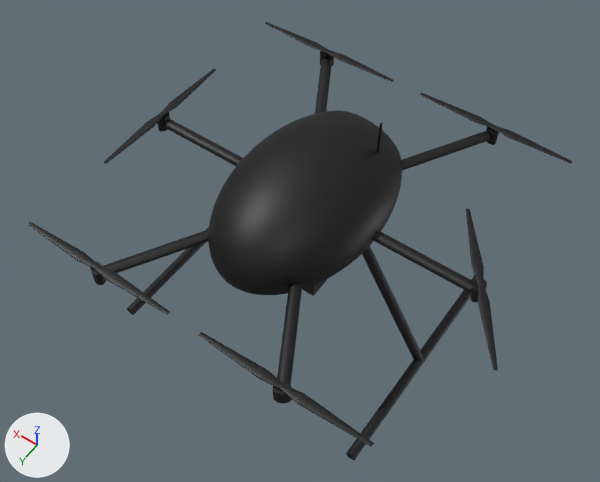
The glTF model drone.gltf, before and after one commit.
Before and after are seen from a 50 mm camera at (-0.569, 0.822, 1.154) aimed at (0.002, 0.024, -0.101). Lighting does not change. The marker at lower left points along +X, +Y and +Z. Where no turn or scale is listed for an object, it has been applied to the vertices.

Script lines for the objects in view, before the commit:
```python
me_ico球 = bpy.data.meshes.new('ICO球')
me_ico球.from_pydata(...)  # 6653 vertices, 13230 faces; spans x -0.36..0.36, y -0.228..0.228, z -0.415..0.19
me_ico球.materials.append(mat_マテリアル)  # black #000000
me_円錐_001 = bpy.data.meshes.new('円錐.001')
me_円錐_001.from_pydata(...)  # 202 vertices, 388 faces; spans x -0.01..0.01, y -0.163..0.163, z -0.003..0.002
me_円錐_001.materials.append(mat_マテリアル_004)  # black #000000
me_円錐_003 = bpy.data.meshes.new('円錐.003')
me_円錐_003.from_pydata(...)  # 202 vertices, 388 faces; spans x -0.098..0.098, y -0.134..0.134, z -0.003..0.003
me_円錐_003.materials.append(mat_マテリアル_002)  # black #000000
me_円錐_004 = bpy.data.meshes.new('円錐.004')
me_円錐_004.from_pydata(...)  # 202 vertices, 388 faces; spans x -0.163..0.163, y -0.01..0.01, z -0.003..0.003
me_円錐_004.materials.append(mat_マテリアル_006)  # black #000000
me_円錐_006 = bpy.data.meshes.new('円錐.006')
me_円錐_006.from_pydata(...)  # 202 vertices, 388 faces; spans x -0.163..0.163, y -0.01..0.01, z -0.003..0.003
me_円錐_006.materials.append(mat_マテリアル_003)  # black #000000
me_円錐_007 = bpy.data.meshes.new('円錐.007')
me_円錐_007.from_pydata(...)  # 202 vertices, 388 faces; spans x -0.163..0.163, y -0.01..0.01, z -0.003..0.003
me_円錐_007.materials.append(mat_マテリアル_001)  # black #000000
ob_ドローン本体 = bpy.data.objects.new('ドローン本体', me_ico球)
ob_ドローン本体.location = (0.0, 0.0, 0.0)
ob_ドローン本体.scale = (1.0, 1.56, 0.765)
ob_羽_右 = bpy.data.objects.new('羽_右', me_円錐_001)
ob_羽_右.location = (0.35, 0.0, 0.02)
ob_羽_右上 = bpy.data.objects.new('羽_右上', me_円錐_006)
ob_羽_右上.location = (0.195, 0.345, 0.02)
ob_羽_右下 = bpy.data.objects.new('羽_右下', me_円錐_004)
ob_羽_右下.location = (0.195, -0.345, 0.02)
ob_羽_左 = bpy.data.objects.new('羽_左', me_円錐_003)
ob_羽_左.location = (-0.35, 0.0, 0.02)
ob_羽_左上 = bpy.data.objects.new('羽_左上', me_円錐_007)
ob_羽_左上.location = (-0.195, 0.345, 0.02)
# also in view: '羽_左下' at (-0.195, -0.345, 0.02)
```
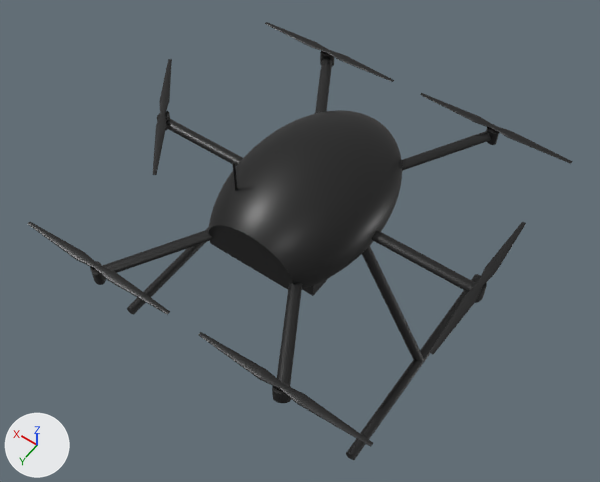
Changed parts and their boxes [x1, y1, x2, y2] in the pictures (600 x 482 px):
'ドローン本体', turned
    before: [90, 51, 499, 460]
    after: [90, 50, 499, 460]
'羽_右下', moved
    before: [264, 22, 394, 82]
    after: [198, 332, 373, 447]
'羽_左上', moved
    before: [199, 332, 374, 447]
    after: [265, 22, 394, 82]
'羽_右', moved
    before: [103, 69, 216, 164]
    after: [429, 222, 526, 354]
'羽_左', moved
    before: [466, 209, 498, 370]
    after: [153, 59, 172, 175]

Diff of the bpy script that builds the scene:
```diff
--- a/drone.gltf.py
+++ b/drone.gltf.py
@@ ob_ドローン本体 @@
 ob_ドローン本体.location = (0.0, 0.0, 0.0)
+ob_ドローン本体.rotation_euler = (0.0, 0.0, 3.14)  # degrees (0, 0, 180)
 ob_ドローン本体.scale = (1.0, 1.56, 0.765)
@@ ob_羽_左 @@
 ob_羽_左 = bpy.data.objects.new('羽_左', me_円錐_003)
-ob_羽_左.location = (-0.35, 0.0, 0.02)
+ob_羽_左.location = (0.35, -0.001, 0.02)
@@ ob_羽_右下 @@
 ob_羽_右下 = bpy.data.objects.new('羽_右下', me_円錐_004)
-ob_羽_右下.location = (0.195, -0.345, 0.02)
+ob_羽_右下.location = (-0.194, 0.345, 0.02)
@@ ob_羽_左上 @@
 ob_羽_左上 = bpy.data.objects.new('羽_左上', me_円錐_007)
-ob_羽_左上.location = (-0.195, 0.345, 0.02)
+ob_羽_左上.location = (0.194, -0.345, 0.02)
@@ ob_羽_右 @@
 ob_羽_右 = bpy.data.objects.new('羽_右', me_円錐_001)
-ob_羽_右.location = (0.35, 0.0, 0.02)
+ob_羽_右.location = (-0.35, 0.001, 0.02)
```
